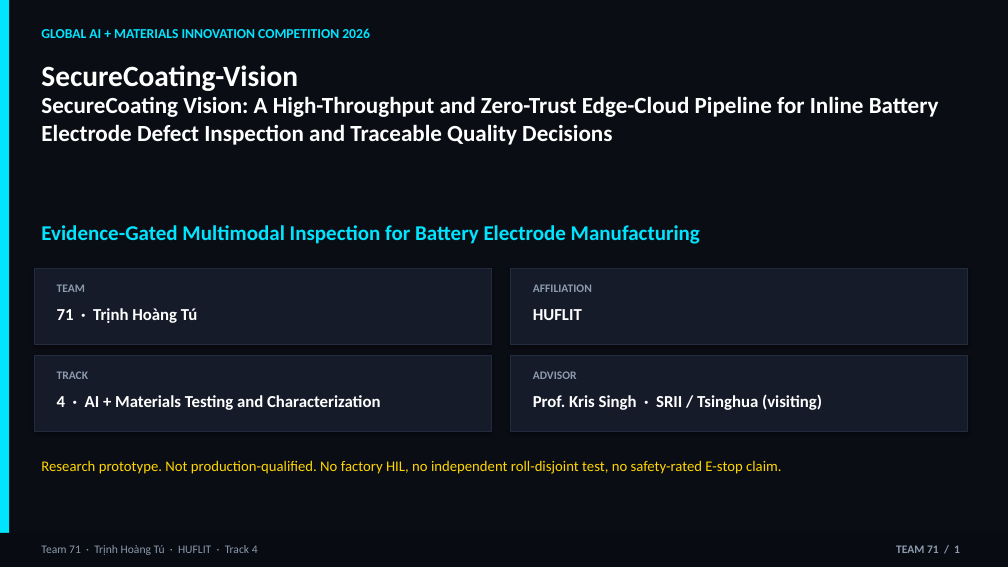
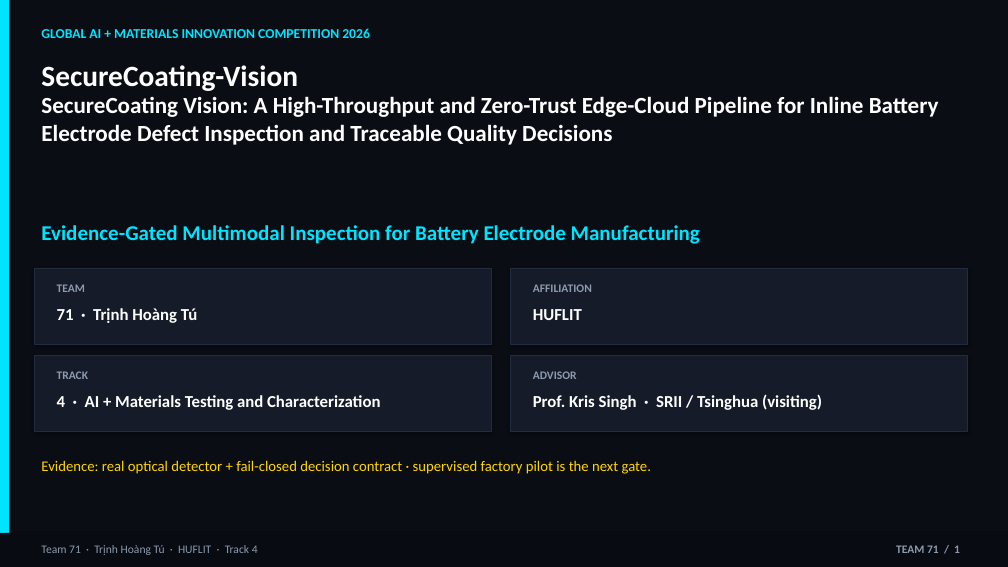
Before and after one commit to thtcsec/securecoating-vision, a slide deck: slide 1 of SecureCoating-Vision_Final_Defense_6min.pptx. Drawn at 1008x567 pixels with LibreOffice and Linux fonts; fonts in the diff are those of the drawing. Boxes give left, top, right and bottom in pixels: in the first picture for what was removed or moved away, otherwise in the second. Text is boxed around its words. In the diff, an @@ line names an element or a change of style, - is before the commit and + after.

```diff
--- a/SecureCoating-Vision_Final_Defense_6min.pptx
+++ b/SecureCoating-Vision_Final_Defense_6min.pptx
@@ text at (41,460,651,474): text changed @@
-Research prototype. Not production-qualified. No factory HIL, no independent roll-disjoint test, no safety-rated E-stop claim.
+Evidence: real optical detector + fail-closed decision contract · supervised factory pilot is the next gate.
```
Also in this commit, not shown: 5 other slides changed, 10 other files.
